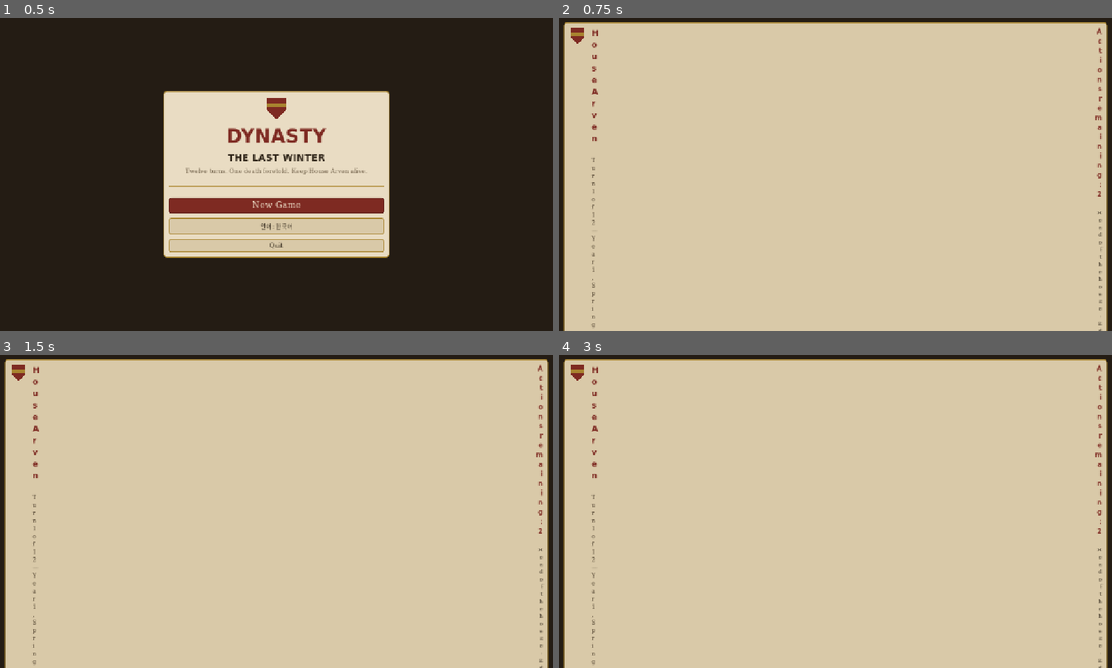
Above: before the commit, frames 1-4 (two rows, left to right).
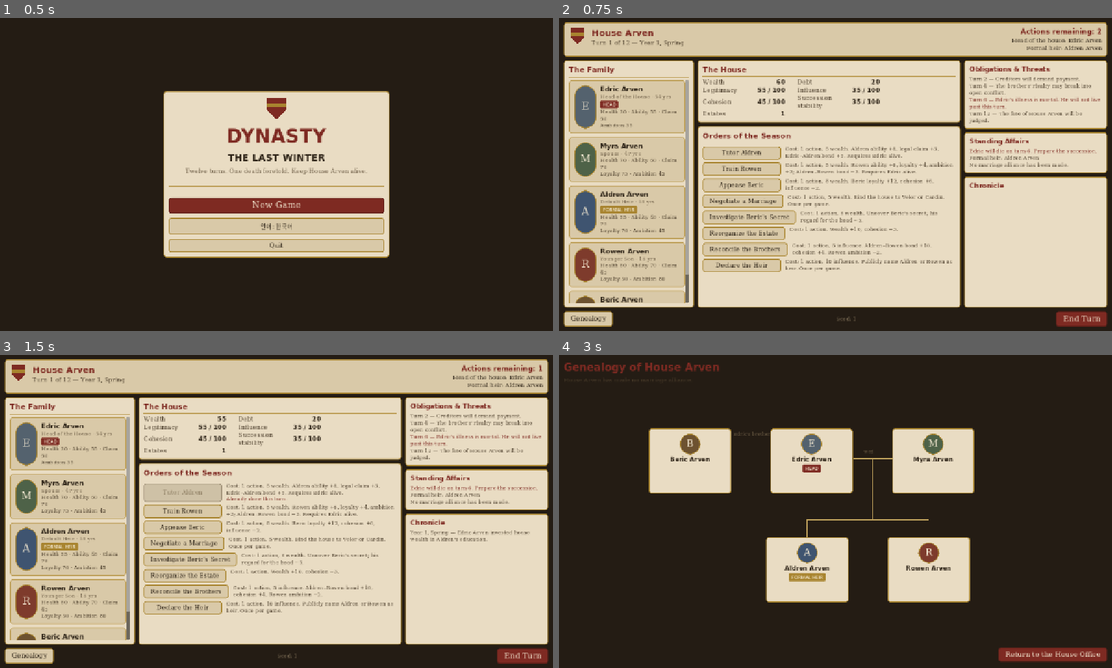
Above: after the commit, the same moments.

Repository: BN8624/Dynasty
Game: Godot game, scene res://ui/start_screen.tscn
Two runs of this game, one before a commit and one after it. Both use one fixed random seed, a clock stepped at 60 frames per second and the inputs below.
Inputs (mouse positions are in pixels of both pictures, inside the frame that each line leads up to):
- Up to frame 1 (0.5 s): no input
- Up to frame 2 (0.75 s): click "New Game" at 0.5 s
- Up to frame 3 (1.5 s): click (182, 489) at 1.25 s, where only the run after the commit has a clickable "Tutor Aldren"
- Up to frame 4 (3 s): click (741, 511) at 2 s, where only the run after the commit has a clickable "Train Rowen"; click (586, 655) at 2.75 s, where only the run after the commit has a clickable "Genealogy"

Frame 1 is identical in both runs. In frame 2, 70% of the frame differs, in the area x 0-100%, y 3-100%; in frame 3, 69%; in frame 4, 97%, in the area x 0-100%, y 1-100%.

Commit message:
Fix 1280x720 playable UI layout

Diff:
--- a/tests/smoke.gd
+++ b/tests/smoke.gd
@@ -19,6 +19,7 @@
 		_run()
 
 	func _run() -> void:
+		get_tree().root.size = Vector2i(1280, 720)
 		await _settle()
 		await _pass_one_locale("en")
 		await _pass_one_locale("ko")
@@ -26,9 +27,14 @@
 		print("=== SMOKE SUMMARY ===")
 		for f in failures:
 			print("FAIL: " + str(f))
-		if failures.is_empty():
+		var exit_code := 0 if failures.is_empty() else 1
+		if exit_code == 0:
 			print("SMOKE PASSED")
-		get_tree().quit(0 if failures.is_empty() else 1)
+		var current := get_tree().current_scene
+		if current != null:
+			current.queue_free()
+		await _settle()
+		get_tree().quit(exit_code)
 
 	func fail(msg: String) -> void:
 		failures.append(msg)
@@ -78,6 +84,40 @@
 			return
 		btn.pressed.emit()
 
+	func check_control_on_screen(control: Control, ctx: String) -> void:
+		if control == null:
+			fail(ctx + ": control not found on " + scene_name())
+			return
+		var rect := control.get_global_rect()
+		var viewport_rect := get_tree().root.get_visible_rect()
+		if not control.is_visible_in_tree():
+			fail(ctx + ": control is not visible")
+		elif rect.size.x < 2.0 or rect.size.y < 2.0:
+			fail(ctx + ": control has no usable size: " + str(rect))
+		elif not viewport_rect.encloses(rect):
+			fail(ctx + ": control is outside the viewport: %s vs %s" % [rect, viewport_rect])
+
+	func check_office_layout(loc: String) -> void:
+		var office := get_tree().current_scene
+		var main := office.find_child("OfficeMain", true, false) as Control
+		check_control_on_screen(main, loc + ": office main area")
+		if main != null and main.size.y < 350.0:
+			fail(loc + ": office main area is vertically collapsed: " + str(main.get_global_rect()))
+		check_control_on_screen(find_button(I18n.t("ui.genealogy")), loc + ": genealogy button")
+		check_control_on_screen(find_button(I18n.t("ui.end_turn")), loc + ": end-turn button")
+
+	func check_genealogy_layout(loc: String) -> void:
+		var genealogy := get_tree().current_scene
+		for label_name in ["CoupleLabel", "BrotherLabel"]:
+			var relation_label := genealogy.find_child(label_name, true, false) as Control
+			check_control_on_screen(relation_label, loc + ": genealogy " + label_name)
+			if relation_label == null:
+				continue
+			for id in ["edric_arven", "myra_arven", "aldren_arven", "rowen_arven", "beric_arven"]:
+				var card := genealogy.find_child("GenealogyCard_" + id, true, false) as Control
+				if card != null and relation_label.get_global_rect().intersects(card.get_global_rect()):
+					fail("%s: genealogy %s overlaps %s" % [loc, label_name, id])
+
 	func _pass_one_locale(loc: String) -> void:
 		saw_council = false
 		saw_succession = false
@@ -92,12 +132,17 @@
 		if scene_name() != "HouseOffice":
 			fail(loc + ": expected HouseOffice after new game, got " + scene_name())
 			return
+		check_office_layout(loc)
 		# 계보 왕복
-		press(find_button(I18n.t("ui.genealogy")), loc + ": open genealogy")
+		var genealogy_button := find_button(I18n.t("ui.genealogy"))
+		press(genealogy_button, loc + ": open genealogy")
 		await _settle()
 		if scene_name() != "GenealogyView":
 			fail(loc + ": expected GenealogyView, got " + scene_name())
-		press(find_button(I18n.t("ui.back_office")), loc + ": back to office")
+		check_genealogy_layout(loc)
+		var back_button := find_button(I18n.t("ui.back_office"))
+		check_control_on_screen(back_button, loc + ": genealogy back button")
+		press(back_button, loc + ": back to office")
 		await _settle()
 		if scene_name() != "HouseOffice":
 			fail(loc + ": expected HouseOffice after genealogy, got " + scene_name())
@@ -111,12 +156,16 @@
 					press(find_button(I18n.t("ui.end_turn")), loc + ": end turn")
 				"FamilyCouncil":
 					saw_council = true
-					press(first_enabled_choice_button(), loc + ": council choice")
+					var choice_button := first_enabled_choice_button()
+					check_control_on_screen(choice_button, loc + ": council choice")
+					press(choice_button, loc + ": council choice")
 				"SuccessionScreen":
 					saw_succession = true
 					if Game.state.succession_evidence.is_empty():
 						fail(loc + ": succession screen without evidence")
-					press(find_button(I18n.t("ui.continue")), loc + ": succession continue")
+					var continue_button := find_button(I18n.t("ui.continue"))
+					check_control_on_screen(continue_button, loc + ": succession continue")
+					press(continue_button, loc + ": succession continue")
 				"EndScreen":
 					break
 				_:
@@ -134,7 +183,9 @@
 		if not saw_succession:
 			fail(loc + ": succession screen never appeared")
 		# 재시작 → 정본 초기 픽스처 복원 확인
-		press(find_button(I18n.t("ui.restart")), loc + ": restart")
+		var restart_button := find_button(I18n.t("ui.restart"))
+		check_control_on_screen(restart_button, loc + ": restart button")
+		press(restart_button, loc + ": restart")
 		await _settle()
 		if scene_name() != "HouseOffice":
 			fail(loc + ": expected HouseOffice after restart, got " + scene_name())
--- a/ui/family_council.gd
+++ b/ui/family_council.gd
@@ -27,6 +27,7 @@
 	head_row.add_theme_constant_override("separation", 10)
 	head_row.add_child(UIStyle.heraldry(36))
 	var title_col := VBoxContainer.new()
+	title_col.size_flags_horizontal = Control.SIZE_EXPAND_FILL
 	title_col.add_child(UIStyle.label(I18n.t("council.title"), 14, UIStyle.MUTED))
 	title_col.add_child(UIStyle.label(I18n.t("event.%s.title" % eid), 24, UIStyle.WAX, true))
 	head_row.add_child(title_col)
--- a/ui/genealogy_view.gd
+++ b/ui/genealogy_view.gd
@@ -41,11 +41,11 @@
 	center.add_child(canvas)
 
 	var pos := {
-		"edric_arven": Vector2(120, 10),
-		"myra_arven": Vector2(400, 10),
-		"beric_arven": Vector2(680, 10),
-		"aldren_arven": Vector2(260, 260),
-		"rowen_arven": Vector2(540, 260),
+		"beric_arven": Vector2(10, 10),
+		"edric_arven": Vector2(290, 10),
+		"myra_arven": Vector2(570, 10),
+		"aldren_arven": Vector2(280, 260),
+		"rowen_arven": Vector2(560, 260),
 	}
 	var lines := LineLayer.new()
 	lines.set_anchors_preset(Control.PRESET_FULL_RECT)
@@ -69,15 +69,20 @@
 
 	for id in pos:
 		var card := _char_card(id)
+		card.name = "GenealogyCard_" + id
 		card.position = pos[id]
 		card.custom_minimum_size = Vector2(CARD_W, CARD_H)
 		canvas.add_child(card)
 
 	# 관계 라벨
 	var couple_label := UIStyle.label(I18n.t("gen.couple_label"), 11, UIStyle.MUTED)
+	couple_label.name = "CoupleLabel"
+	couple_label.autowrap_mode = TextServer.AUTOWRAP_OFF
 	couple_label.position = mid + Vector2(-20, -22)
 	canvas.add_child(couple_label)
 	var brother_label := UIStyle.label(I18n.t("gen.brother_label"), 11, UIStyle.MUTED)
+	brother_label.name = "BrotherLabel"
+	brother_label.autowrap_mode = TextServer.AUTOWRAP_OFF
 	brother_label.position = Vector2((pos["edric_arven"].x + CARD_W + pos["beric_arven"].x) / 2.0 - 40, 18)
 	canvas.add_child(brother_label)
 
--- a/ui/house_office.gd
+++ b/ui/house_office.gd
@@ -11,6 +11,7 @@
 	if _content != null:
 		_content.queue_free()
 	_content = MarginContainer.new()
+	_content.name = "OfficeContent"
 	_content.set_anchors_preset(Control.PRESET_FULL_RECT)
 	_content.add_theme_constant_override("margin_left", 14)
 	_content.add_theme_constant_override("margin_right", 14)
@@ -18,10 +19,12 @@
 	_content.add_theme_constant_override("margin_bottom", 10)
 	add_child(_content)
 	var v := VBoxContainer.new()
+	v.name = "OfficeLayout"
 	v.add_theme_constant_override("separation", 8)
 	_content.add_child(v)
 	v.add_child(_header())
 	var main := HBoxContainer.new()
+	main.name = "OfficeMain"
 	main.add_theme_constant_override("separation", 8)
 	main.size_flags_vertical = Control.SIZE_EXPAND_FILL
 	v.add_child(main)
@@ -35,11 +38,13 @@
 func _header() -> Control:
 	var s: SimState = Game.state
 	var panel := UIStyle.make_panel(UIStyle.PARCHMENT_DARK)
+	panel.name = "OfficeHeader"
 	var h := HBoxContainer.new()
 	h.add_theme_constant_override("separation", 12)
 	panel.add_child(h)
 	h.add_child(UIStyle.heraldry(40))
 	var left := VBoxContainer.new()
+	left.custom_minimum_size = Vector2(320, 0)
 	left.add_child(UIStyle.label(I18n.name_of("house_arven"), 20, UIStyle.WAX, true))
 	left.add_child(UIStyle.label(I18n.t("ui.turn_line",
 		{"turn": s.turn, "year": s.year(), "season": I18n.t("season." + s.season())}), 14, UIStyle.INK_SOFT))
@@ -48,6 +53,7 @@
 	spacer.size_flags_horizontal = Control.SIZE_EXPAND_FILL
 	h.add_child(spacer)
 	var right := VBoxContainer.new()
+	right.custom_minimum_size = Vector2(300, 0)
 	var ap := UIStyle.label(I18n.t("ui.action_points", {"ap": s.action_points}), 16, UIStyle.WAX, true)
 	ap.horizontal_alignment = HORIZONTAL_ALIGNMENT_RIGHT
 	right.add_child(ap)
--- a/ui/style.gd
+++ b/ui/style.gd
@@ -40,6 +40,7 @@
 static func label(text: String, size: int = 15, color: Color = INK, bold: bool = false) -> Label:
 	var l := Label.new()
 	l.text = text
+	l.size_flags_horizontal = Control.SIZE_EXPAND_FILL
 	l.add_theme_font_size_override("font_size", size)
 	l.add_theme_color_override("font_color", color)
 	if bold:
@@ -127,6 +128,7 @@
 	p.add_theme_stylebox_override("panel", sb)
 	var l := Label.new()
 	l.text = text
+	l.autowrap_mode = TextServer.AUTOWRAP_OFF
 	l.add_theme_font_size_override("font_size", 11)
 	l.add_theme_color_override("font_color", Color("f4e9d2"))
 	p.add_child(l)
--- a/ui/succession_screen.gd
+++ b/ui/succession_screen.gd
@@ -69,6 +69,7 @@
 	head.add_theme_constant_override("separation", 8)
 	head.add_child(UIStyle.portrait(cid, I18n.name_of(cid), 44))
 	var name_col := VBoxContainer.new()
+	name_col.size_flags_horizontal = Control.SIZE_EXPAND_FILL
 	name_col.add_child(UIStyle.label(I18n.name_of(cid), 16, UIStyle.INK, true))
 	name_col.add_child(UIStyle.label(I18n.t("succ.total", {"score": ev["candidates"][cid]["total"]}), 14, UIStyle.WAX, true))
 	head.add_child(name_col)
